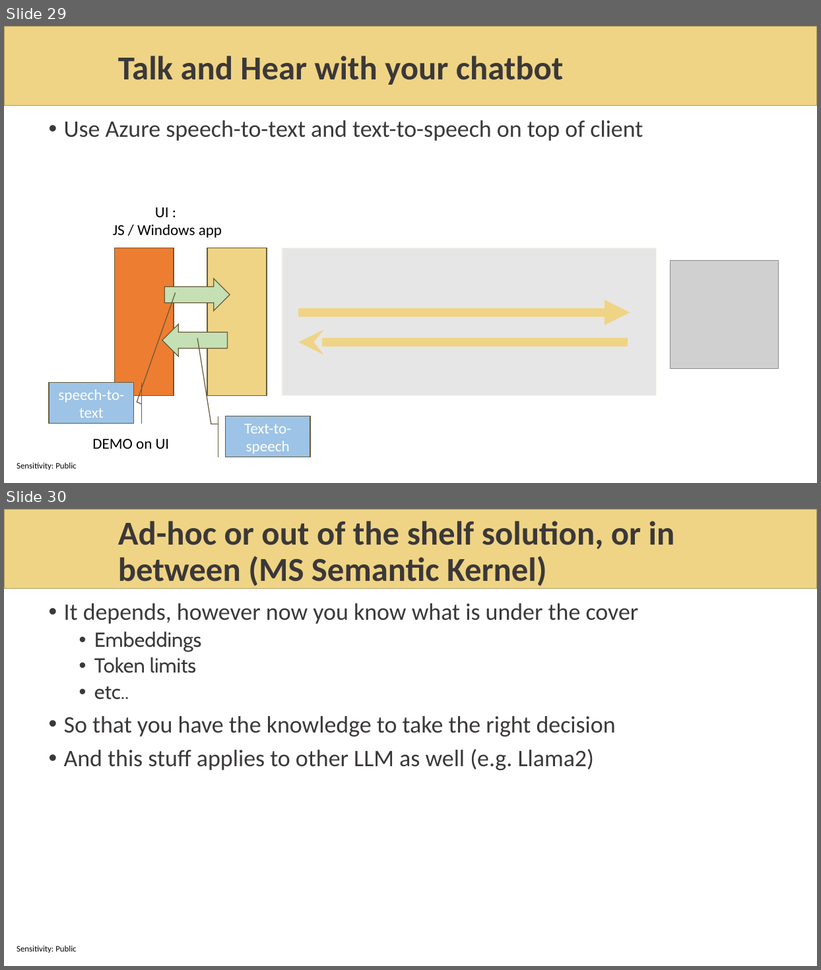
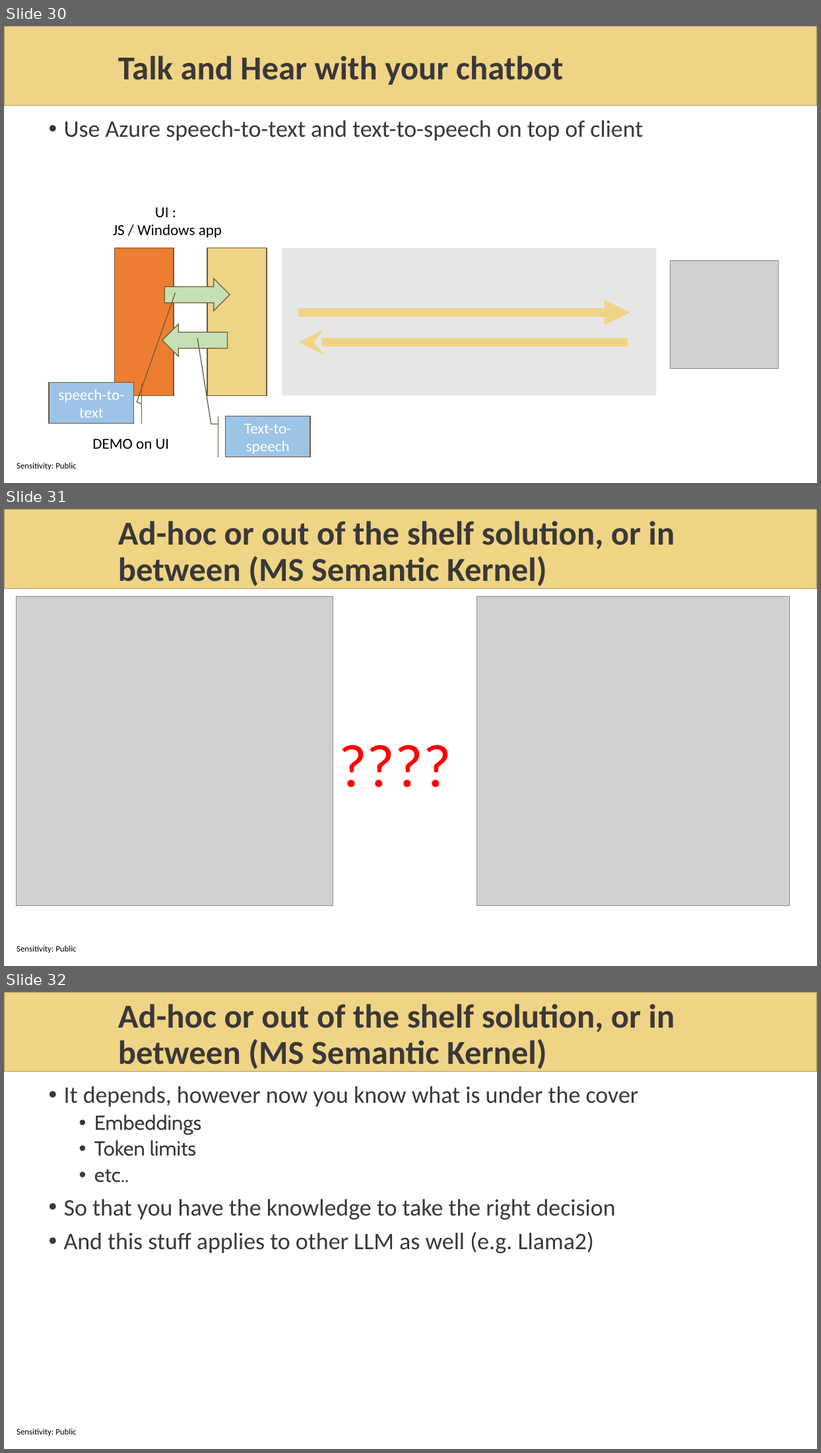
Before and after one commit to sabbadino/AzureDay2023Torino, a slide deck: sessions/room1_15_30/azure-day-ChatBot.pptx. Shown one above the other, each under a label of ours: slides 29 and 30 before the commit, slides 30, 31 and 32 after it. The pictures are 821x970 and 821x1453 pixels, drawn with LibreOffice and Linux fonts; fonts in the diff are those of the drawing; grey boxes stand for pictures; background and template pictures are left out. Boxes give left, top, right and bottom in pixels: in the first picture for what was removed or moved away, otherwise in the second. Text is boxed around its words. In the diff, an @@ line names an element or a change of style, - is before the commit and + after.

```diff
--- a/sessions/room1_15_30/azure-day-ChatBot.pptx
+++ b/sessions/room1_15_30/azure-day-ChatBot.pptx
@@ slide 31 added at [4,509,817,966], background #FFFFFF; not listed: 2 template elements that a slide beside it also shows @@
@@ title added at [118,521,675,589], 39.6 pt, text #3B3838, bold @@
+Ad-hoc or out of the shelf solution, or in between (MS Semantic Kernel)
@@ picture added at [17,597,333,906] @@
@@ text added at [42,597,789,918], 72 pt, text #FF0000 @@
+                • ????
@@ picture added at [477,597,790,906] @@
@@ what was slide 29 is now slide 30 @@
@@ what was slide 30 is now slide 32 @@
```
Also in this commit, not shown: 8 slides changed, 2 other slides added, 1 slide removed, 2 other files.
